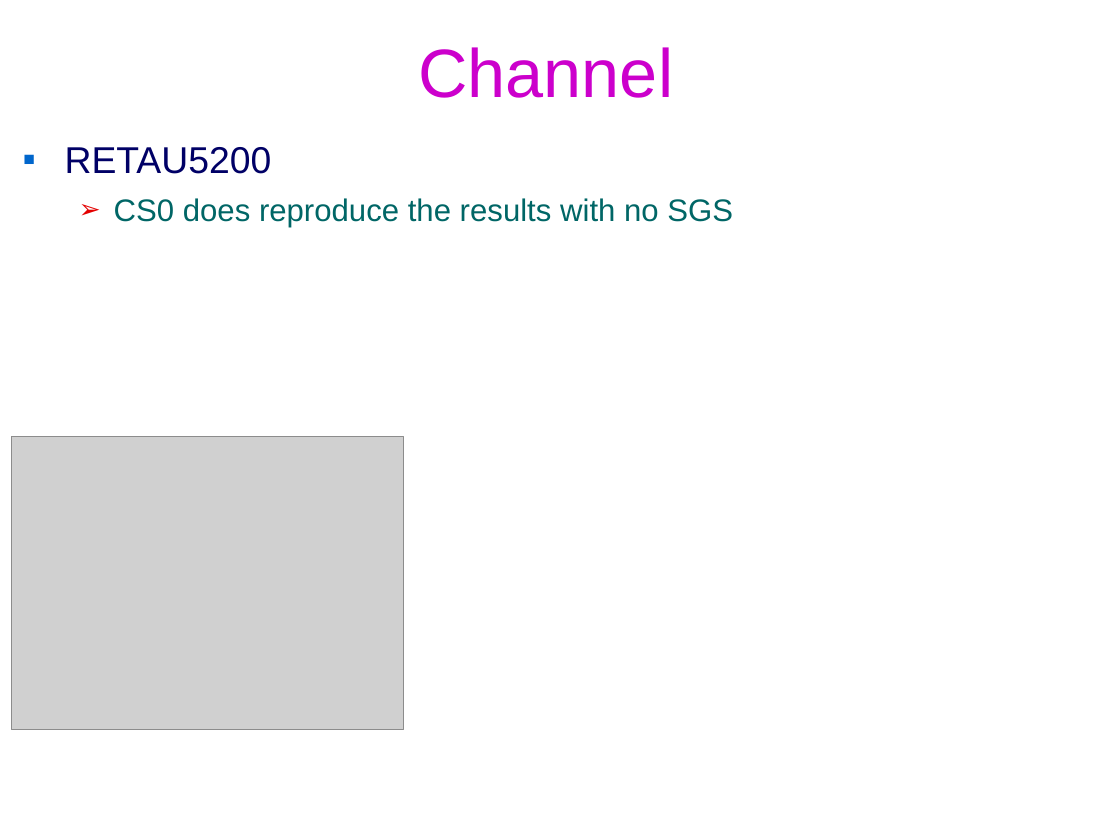
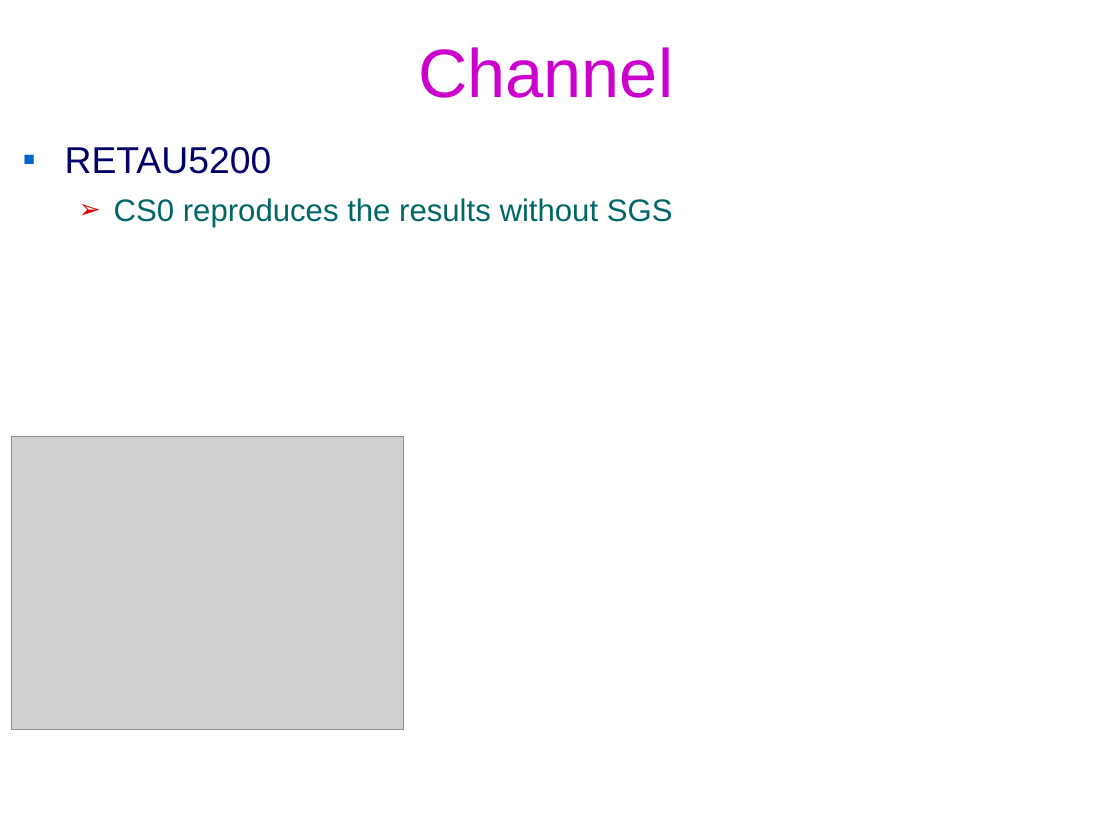
Before and after one commit to federicoVerolini/CaLES, a slide deck: slide 13 of docs/vv.pptx (slide 9 before the commit). Drawn at 1120x840 pixels with LibreOffice and Linux fonts; fonts in the diff are those of the drawing; grey boxes stand for pictures; background and template pictures are left out. Boxes give left, top, right and bottom in pixels: in the first picture for what was removed or moved away, otherwise in the second. Text is boxed around its words. In the diff, an @@ line names an element or a change of style, - is before the commit and + after.

```diff
--- a/docs/vv.pptx
+++ b/docs/vv.pptx
@@ text at box(114, 198, 673, 228): text changed @@
-  ➢ CS0 does reproduce the results with no SGS
+  ➢ CS0 reproduces the results without SGS
```
Also in this commit, not shown: 3 other slides changed, 7 slides added, 8 other files.
